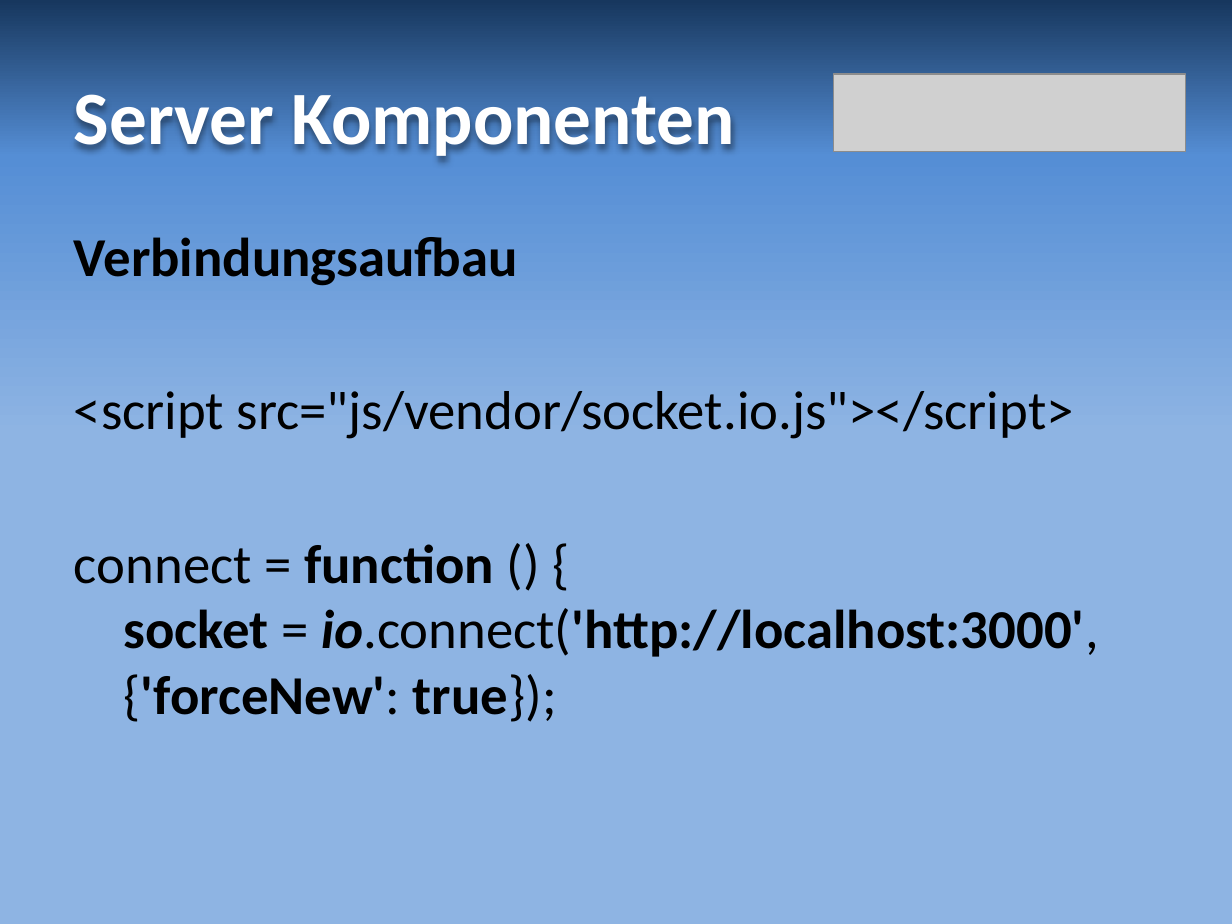
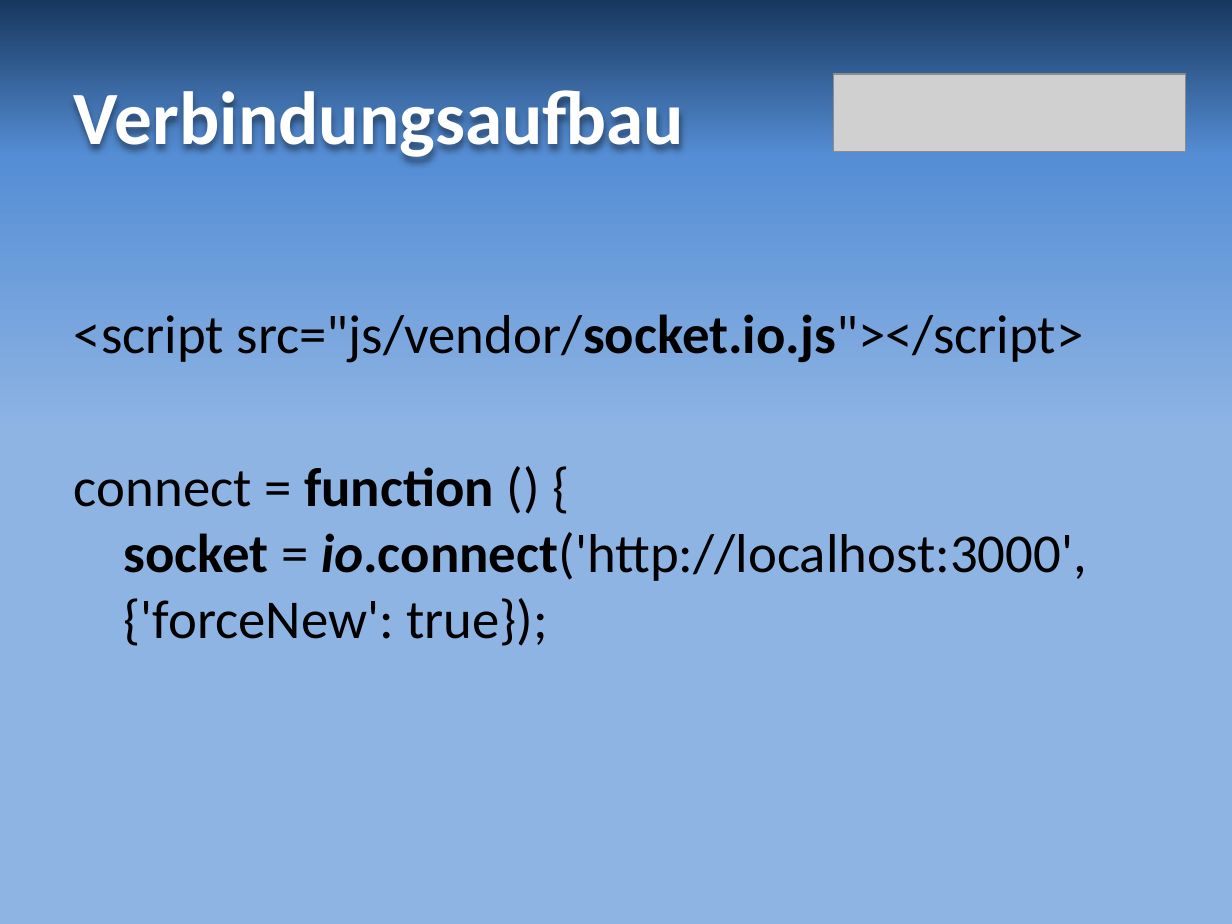
Before and after one commit to grrd01/Reversi---Legacy-BFH-Version, a slide deck: slide 6 of resources/reversi_praesentation.pptx (slide 5 before the commit). Drawn at 1232x924 pixels with LibreOffice and Linux fonts; fonts in the diff are those of the drawing; grey boxes stand for pictures. Boxes give left, top, right and bottom in pixels: in the first picture for what was removed or moved away, otherwise in the second. Text is boxed around its words. In the diff, an @@ line names an element or a change of style, - is before the commit and + after.

```diff
--- a/resources/reversi_praesentation.pptx
+++ b/resources/reversi_praesentation.pptx
@@ title at (74, 90, 684, 157): text changed @@
-Server Komponenten
+Verbindungsaufbau
@@ text "<script src="js/vendor/socket.io.js"></script>" at (74, 314, 1087, 646): bold on in "src="js/vendor/socket.io.js"></script>", "io.connect('http://localhost:3000',"; bold off in "io.connect('http://localhost:3000', {'forceNew': true});" @@
@@ text at (74, 237, 518, 286): paragraph removed @@
-Verbindungsaufbau
```
Also in this commit, not shown: 3 other slides changed, 3 slides added, 1 slide removed.
